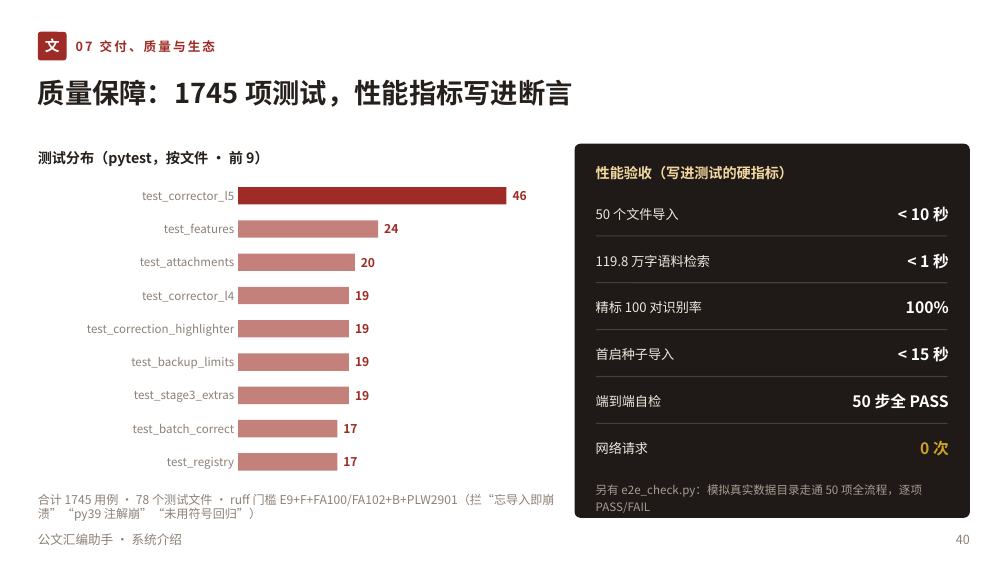
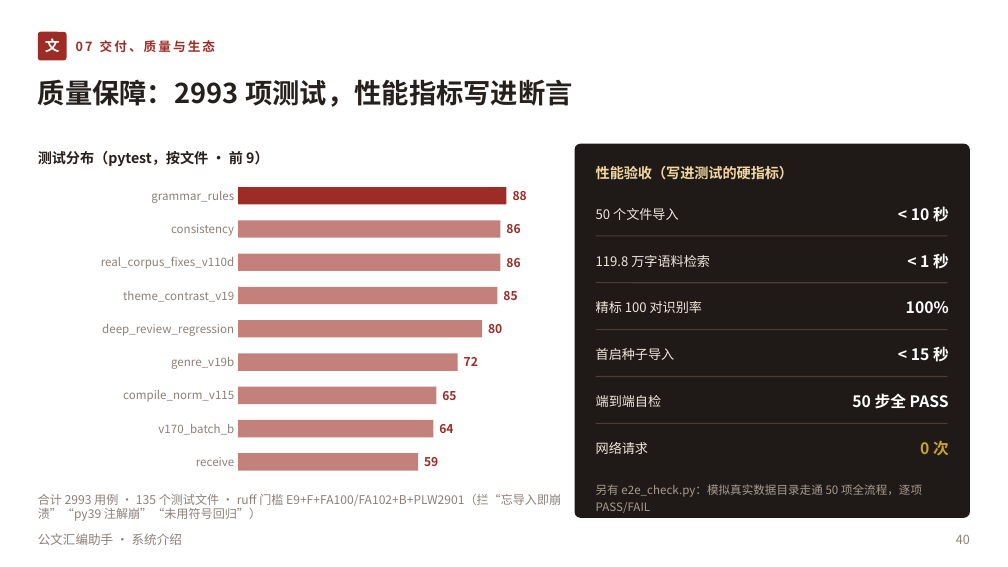
Before and after one commit to lzh745200/gwtool, a slide deck: slide 40 of doc/公文汇编助手-系统介绍.pptx. Drawn at 1008x567 pixels with LibreOffice and Linux fonts; fonts in the diff are those of the drawing. Boxes give left, top, right and bottom in pixels: in the first picture for what was removed or moved away, otherwise in the second. Text is boxed around its words. In the diff, an @@ line names an element or a change of style, - is before the commit and + after.

Commit message:
v1.21.1: 素材导入健壮性+删除闭环、死代码与文档体系清理、PPT 重生成

```diff
--- a/doc/公文汇编助手-系统介绍.pptx
+++ b/doc/公文汇编助手-系统介绍.pptx
@@ text at (x1=38, y1=79, x2=573, y2=107): text changed @@
-质量保障：1745 项测试，性能指标写进断言
+质量保障：2993 项测试，性能指标写进断言
@@ text at (x1=151, y1=191, x2=234, y2=203): text changed @@
-test_corrector_l5
+grammar_rules
@@ text at (x1=513, y1=191, x2=527, y2=200): text changed @@
-46
+88
@@ text at (x1=171, y1=224, x2=234, y2=236): text changed @@
-test_features
+consistency
@@ rectangle resized from (x1=238, y1=221, x2=378, y2=238) to (x1=238, y1=221, x2=501, y2=238) @@
@@ text at (x1=506, y1=224, x2=520, y2=233): text changed @@
-24
+86
@@ text at (x1=101, y1=257, x2=234, y2=269): text changed @@
-test_attachments
+real_corpus_fixes_v110d
@@ rectangle resized from (x1=238, y1=253, x2=355, y2=271) to (x1=238, y1=253, x2=501, y2=271) @@
@@ text at (x1=506, y1=258, x2=520, y2=267): text changed @@
-20
+86
@@ text at (x1=123, y1=291, x2=234, y2=302): text changed @@
-test_corrector_l4
+theme_contrast_v19
@@ rectangle resized from (x1=238, y1=287, x2=349, y2=304) to (x1=238, y1=287, x2=498, y2=304) @@
@@ text at (x1=503, y1=291, x2=517, y2=300): text changed @@
-19
+85
@@ text at (x1=102, y1=324, x2=234, y2=336): text changed @@
-test_correction_highlighter
+deep_review_regression
@@ rectangle resized from (x1=238, y1=321, x2=349, y2=338) to (x1=238, y1=321, x2=482, y2=338) @@
@@ text at (x1=488, y1=324, x2=502, y2=333): text changed @@
-19
+80
@@ text at (x1=171, y1=357, x2=234, y2=369): text changed @@
-test_backup_limits
+genre_v19b
@@ rectangle resized from (x1=238, y1=353, x2=349, y2=371) to (x1=238, y1=353, x2=457, y2=371) @@
@@ text at (x1=464, y1=357, x2=478, y2=366): text changed @@
-19
+72
@@ rectangle resized from (x1=238, y1=387, x2=349, y2=405) to (x1=238, y1=387, x2=436, y2=405) @@
@@ text at (x1=123, y1=390, x2=234, y2=402): text changed @@
-test_stage3_extras
+compile_norm_v115
@@ text at (x1=442, y1=391, x2=456, y2=400): text changed @@
-19
+65
@@ text at (x1=158, y1=424, x2=234, y2=435): text changed @@
-test_batch_correct
+v170_batch_b
@@ rectangle resized from (x1=238, y1=420, x2=337, y2=437) to (x1=238, y1=420, x2=433, y2=437) @@
@@ text at (x1=439, y1=424, x2=453, y2=433): text changed @@
-17
+64
@@ text at (x1=196, y1=457, x2=234, y2=466): text changed @@
-test_registry
+receive
@@ rectangle resized from (x1=238, y1=454, x2=337, y2=471) to (x1=238, y1=454, x2=418, y2=471) @@
@@ text at (x1=424, y1=457, x2=438, y2=466): text changed @@
-17
+59
@@ text at (x1=38, y1=494, x2=561, y2=521): text changed @@
-合计 1745 用例 · 78 个测试文件 · ruff 门槛 E9+F+FA100/FA102+B+PLW2901（拦“忘导入即崩溃”“py39 注解崩”“未用符号回归”）
+合计 2993 用例 · 135 个测试文件 · ruff 门槛 E9+F+FA100/FA102+B+PLW2901（拦“忘导入即崩溃”“py39 注解崩”“未用符号回归”）
```
Also in this commit, not shown: 7 other slides changed, 38 other files.
